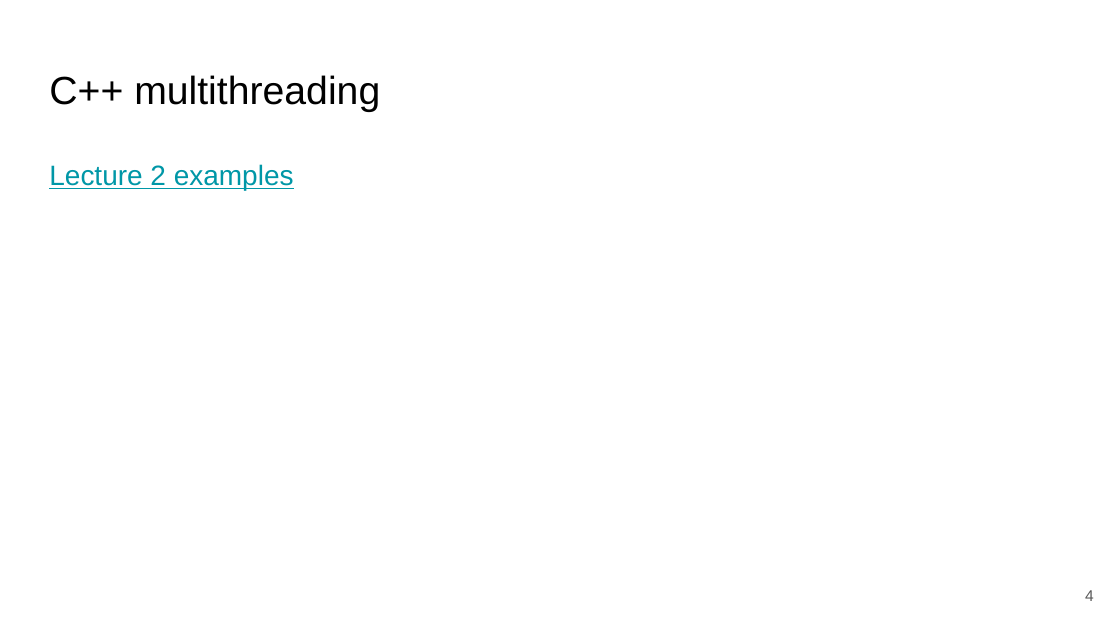
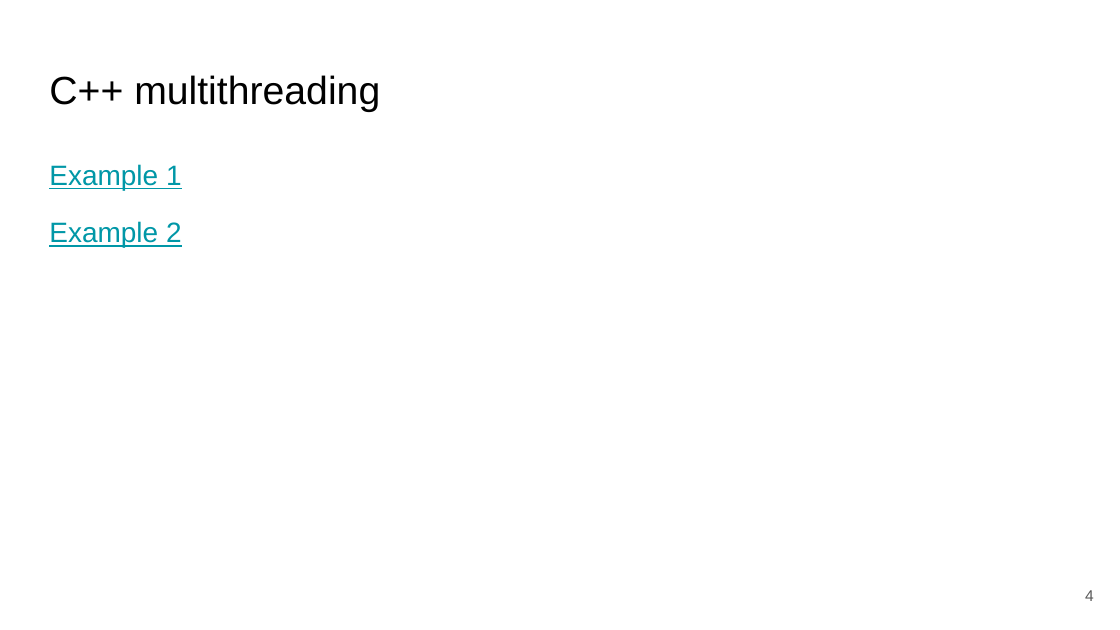
Before and after one commit to manglayev/nu-courses-material, a slide deck: slide 4 of CSCI-423/week-2/Lecture_2/lecture-2-C++.pptx. Drawn at 1120x630 pixels with LibreOffice and Linux fonts; fonts in the diff are those of the drawing. Boxes give left, top, right and bottom in pixels: in the first picture for what was removed or moved away, otherwise in the second. Text is boxed around its words. In the diff, an @@ line names an element or a change of style, - is before the commit and + after.

```diff
--- a/CSCI-423/week-2/Lecture_2/lecture-2-C++.pptx
+++ b/CSCI-423/week-2/Lecture_2/lecture-2-C++.pptx
@@ text at bbox=[49, 164, 182, 247]: text changed @@
-Lecture 2 examples
+Example 1
+Example 2
```
Also in this commit, not shown: 3 other slides changed, 10 slides added, 3 other files.
